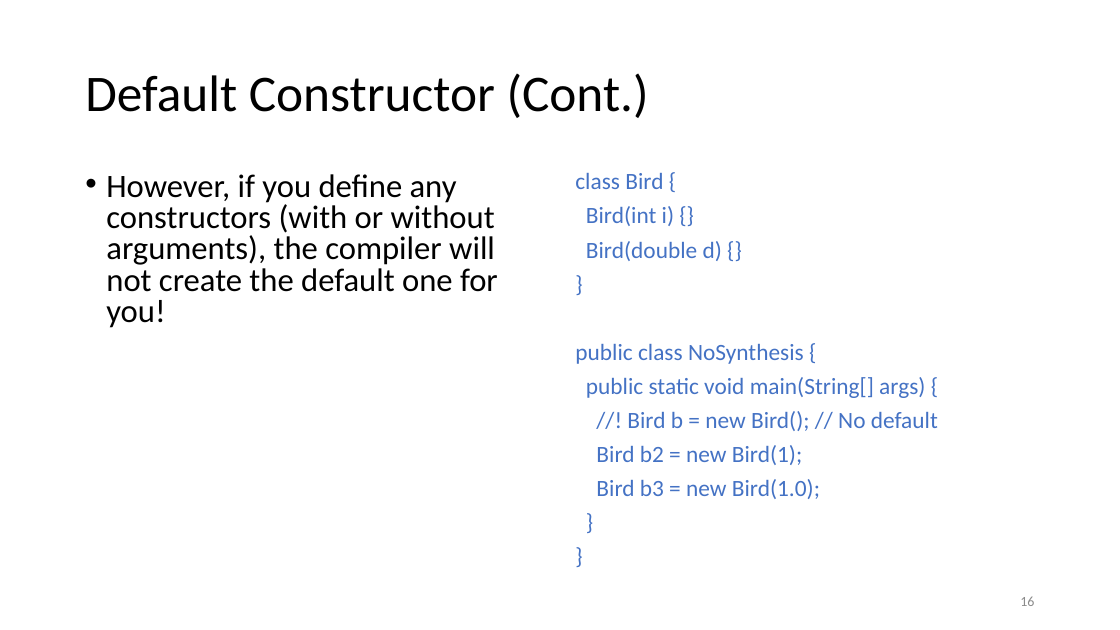
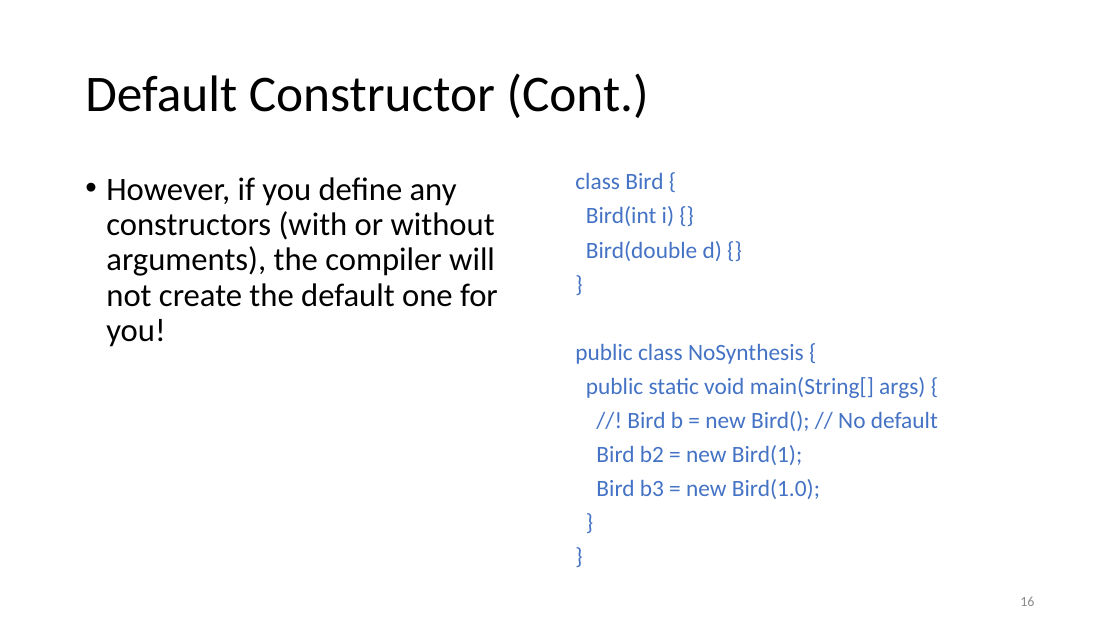
Before and after one commit to utsadev/ProgEngIIHW, a slide deck: slide 16 of Week5/03JavaClasses.pptx. Drawn at 1120x630 pixels with LibreOffice and Linux fonts; fonts in the diff are those of the drawing. Boxes give left, top, right and bottom in pixels: in the first picture for what was removed or moved away, otherwise in the second. Text is boxed around its words. In the diff, an @@ line names an element or a change of style, - is before the commit and + after.

```diff
--- a/Week5/03JavaClasses.pptx
+++ b/Week5/03JavaClasses.pptx
@@ text "However, if you define any ..." at <box>106,177,498,347</box>: line spacing 0.8 to 0.9 @@
```
Also in this commit, not shown: 14 other slides changed.
